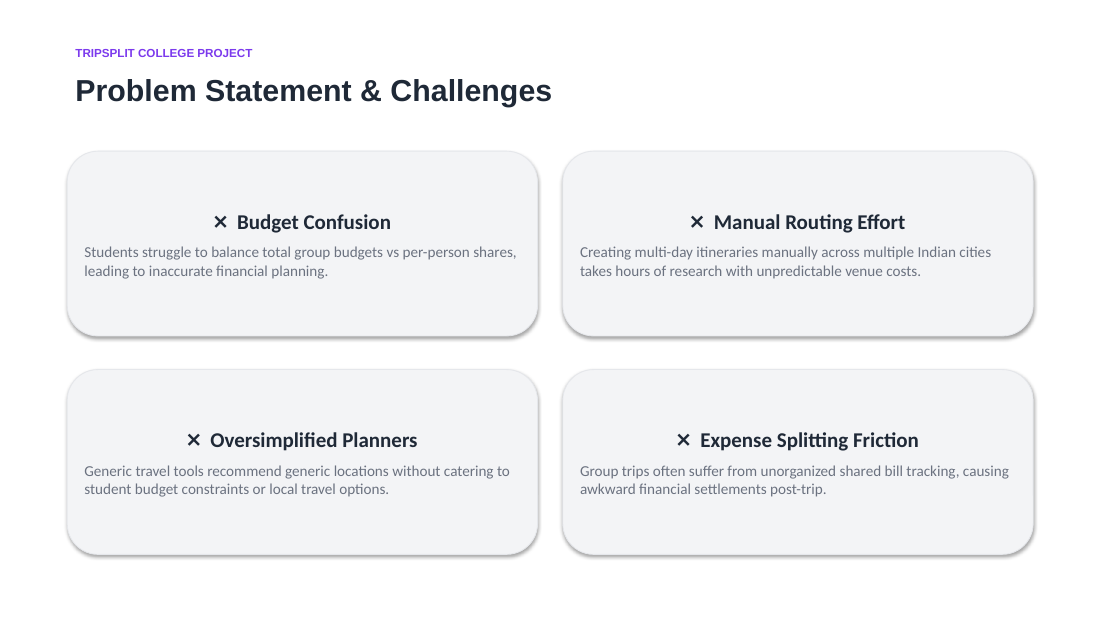
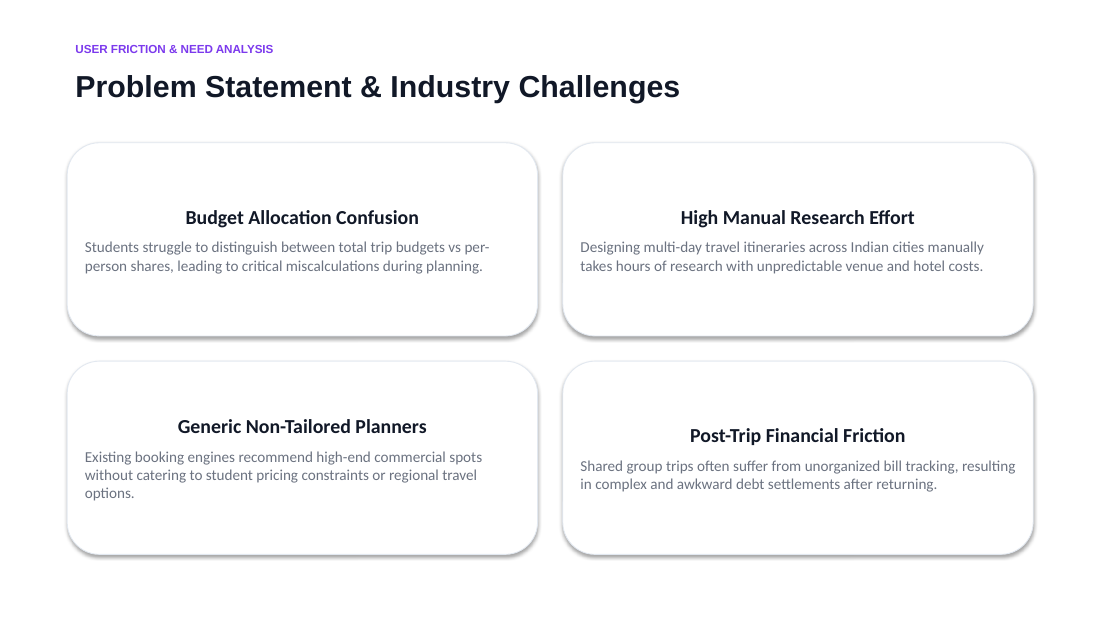
Before and after one commit to Somya-Vishnoi/Trip-Split, a slide deck: slide 2 of TripSplit_Presentation.pptx. Drawn at 1120x630 pixels with LibreOffice and Linux fonts; fonts in the diff are those of the drawing. Boxes give left, top, right and bottom in pixels: in the first picture for what was removed or moved away, otherwise in the second. Text is boxed around its words. In the diff, an @@ line names an element or a change of style, - is before the commit and + after.

```diff
--- a/TripSplit_Presentation.pptx
+++ b/TripSplit_Presentation.pptx
@@ text at (75, 45, 274, 53): text changed @@
-TRIPSPLIT COLLEGE PROJECT
+USER FRICTION & NEED ANALYSIS
@@ text at (75, 75, 681, 103): text changed; text colour #1F2937 to #111827 @@
-Problem Statement & Challenges
+Problem Statement & Industry Challenges
@@ rounded rectangle "Budget Allocation Confusion": place and size @@
-rounded rectangle "Budget Allocation Confusion" at (67, 151, 538, 336)
+rounded rectangle "Budget Allocation Confusion" at (67, 143, 538, 336)
@@ rounded rectangle "High Manual Research Effort": place and size @@
-rounded rectangle "High Manual Research Effort" at (563, 151, 1033, 336)
+rounded rectangle "High Manual Research Effort" at (563, 143, 1033, 336)
@@ text in rounded rectangle at (85, 210, 490, 274): text changed @@
-❌ Budget Confusion
-Students struggle to balance total group budgets vs per-person shares, leading to inaccurate financial planning.
+Budget Allocation Confusion
+Students struggle to distinguish between total trip budgets vs per-person shares, leading to critical miscalculations during planning.
@@ text in rounded rectangle at (580, 210, 984, 274): text changed @@
-❌ Manual Routing Effort
-Creating multi-day itineraries manually across multiple Indian cities takes hours of research with unpredictable venue costs.
+High Manual Research Effort
+Designing multi-day travel itineraries across Indian cities manually takes hours of research with unpredictable venue and hotel costs.
@@ fill #F3F4F6 to #FFFFFF; outline #E5E7EB 0.75 pt to #E2E8F0 0.75 pt in 4 elements at (563, 143, 1033, 336), (67, 143, 538, 336), (563, 361, 1033, 555), (67, 361, 538, 555) @@
@@ rounded rectangle "Generic Non-Tailored Planners": place and size @@
-rounded rectangle "Generic Non-Tailored Planners" at (67, 370, 538, 555)
+rounded rectangle "Generic Non-Tailored Planners" at (67, 361, 538, 555)
@@ rounded rectangle "Post-Trip Financial Friction": place and size @@
-rounded rectangle "Post-Trip Financial Friction" at (563, 370, 1033, 555)
+rounded rectangle "Post-Trip Financial Friction" at (563, 361, 1033, 555)
@@ text in rounded rectangle at (85, 419, 482, 501): text changed @@
-❌ Oversimplified Planners
-Generic travel tools recommend generic locations without catering to student budget constraints or local travel options.
+Generic Non-Tailored Planners
+Existing booking engines recommend high-end commercial spots without catering to student pricing constraints or regional travel options.
@@ text in rounded rectangle at (580, 428, 1015, 492): text changed @@
-❌ Expense Splitting Friction
-Group trips often suffer from unorganized shared bill tracking, causing awkward financial settlements post-trip.
+Post-Trip Financial Friction
+Shared group trips often suffer from unorganized bill tracking, resulting in complex and awkward debt settlements after returning.
```
Also in this commit, not shown: 8 other slides changed, 1 slide added, 1 slide removed, 1 other file.
